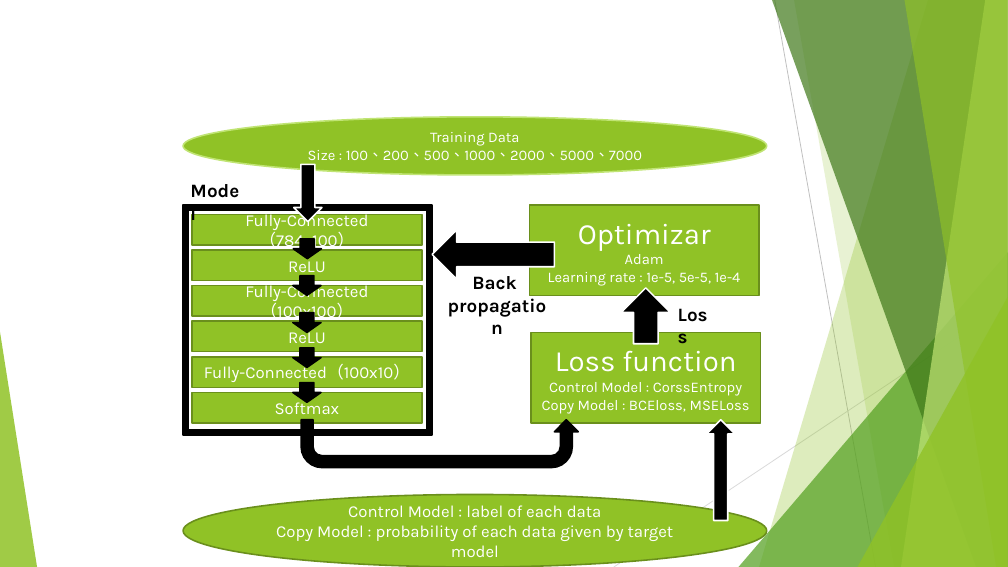
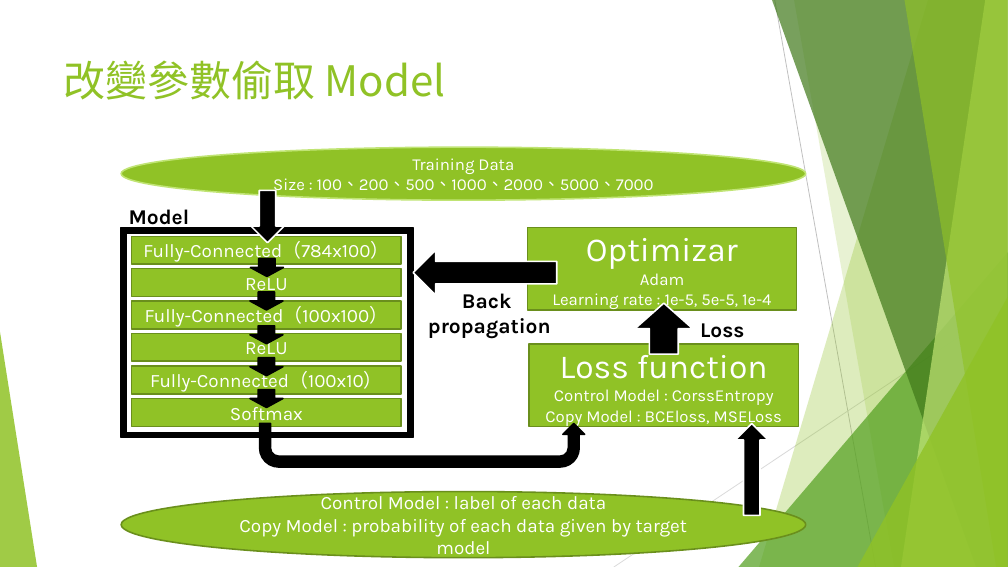
Before and after one commit to chengdejerrylin/Electrical-Engineering-Lab---networking-and-Multinmedia, a slide deck: slide 5 of final_demo.pptx. Drawn at 1008x567 pixels with LibreOffice and Linux fonts; fonts in the diff are those of the drawing. Boxes give left, top, right and bottom in pixels: in the first picture for what was removed or moved away, otherwise in the second. Text is boxed around its words. In the diff, an @@ line names an element or a change of style, - is before the commit and + after.

```diff
--- a/final_demo.pptx
+++ b/final_demo.pptx
@@ title added at (x1=64, y1=60, x2=446, y2=100), 40 pt, text #90C226 @@
+改變參數偷取 Model
@@ ellipse "Training Data" resized from (x1=183, y1=117, x2=767, y2=175) to (x1=121, y1=147, x2=806, y2=200) @@
@@ ellipse "Training Data" at (x1=121, y1=147, x2=806, y2=200): size 14 to 16 pt @@
@@ size 18 to 20 pt in 3 elements at (x1=428, y1=293, x2=551, y2=339), (x1=700, y1=323, x2=744, y2=338), (x1=129, y1=209, x2=190, y2=230) @@
@@ text "Model" moved from (x1=408, y1=505, x2=455, y2=517) to (x1=129, y1=209, x2=190, y2=230) @@
@@ down arrow resized from (x1=294, y1=164, x2=322, y2=222) to (x1=251, y1=191, x2=284, y2=243) @@
@@ frame resized from (x1=183, y1=205, x2=432, y2=435) to (x1=121, y1=228, x2=413, y2=438) @@
@@ size 16 to 18 pt in 7 elements at (x1=121, y1=492, x2=806, y2=557), (x1=132, y1=399, x2=401, y2=426), (x1=132, y1=366, x2=401, y2=394), (x1=132, y1=333, x2=401, y2=361), (x1=132, y1=301, x2=401, y2=329), (x1=132, y1=268, x2=401, y2=296), (x1=132, y1=237, x2=401, y2=265) @@
@@ rectangle "Fully-Connected（784x100）" resized from (x1=192, y1=215, x2=422, y2=245) to (x1=132, y1=237, x2=401, y2=265) @@
@@ rectangle "Optimizar" resized from (x1=529, y1=205, x2=759, y2=296) to (x1=527, y1=228, x2=796, y2=310) @@
@@ rectangle "Optimizar" at (x1=527, y1=228, x2=796, y2=310): size 28 to 32 pt in "Optimizar"; size 14 to 16 pt in "Adam", "Learning rate : 1e-5, 5e-5, 1e-4" @@
@@ rectangle "ReLU" resized from (x1=192, y1=250, x2=422, y2=281) to (x1=132, y1=268, x2=401, y2=296) @@
@@ down arrow resized from (x1=293, y1=239, x2=321, y2=259) to (x1=250, y1=259, x2=284, y2=277) @@
@@ down arrow resized from (x1=432, y1=230, x2=555, y2=279) to (x1=413, y1=251, x2=557, y2=295) @@
@@ down arrow resized from (x1=293, y1=276, x2=321, y2=296) to (x1=250, y1=292, x2=284, y2=310) @@
@@ text "Back" moved from (x1=472, y1=276, x2=516, y2=290) to (x1=428, y1=293, x2=551, y2=339) @@
@@ rectangle "Fully-Connected（100x100）" resized from (x1=192, y1=286, x2=422, y2=316) to (x1=132, y1=301, x2=401, y2=329) @@
@@ down arrow resized from (x1=293, y1=313, x2=321, y2=333) to (x1=250, y1=326, x2=284, y2=344) @@
@@ down arrow resized from (x1=622, y1=288, x2=671, y2=344) to (x1=635, y1=303, x2=693, y2=354) @@
@@ text "Loss" moved from (x1=555, y1=352, x2=616, y2=372) to (x1=700, y1=323, x2=744, y2=338) @@
@@ rectangle "ReLU" resized from (x1=192, y1=321, x2=422, y2=352) to (x1=132, y1=333, x2=401, y2=361) @@
@@ down arrow resized from (x1=293, y1=348, x2=321, y2=368) to (x1=250, y1=358, x2=284, y2=376) @@
@@ rectangle "Loss function" resized from (x1=531, y1=333, x2=761, y2=423) to (x1=529, y1=344, x2=799, y2=426) @@
@@ rectangle "Loss function" at (x1=529, y1=344, x2=799, y2=426): size 28 to 32 pt in "Loss function"; size 14 to 16 pt in "Control Model : CorssEntropy", "Copy Model : BCEloss, MSELoss" @@
@@ rectangle "Fully-Connected（100x10）" resized from (x1=192, y1=357, x2=422, y2=387) to (x1=132, y1=366, x2=401, y2=394) @@
@@ down arrow resized from (x1=293, y1=383, x2=321, y2=402) to (x1=250, y1=389, x2=284, y2=408) @@
@@ rectangle "Softmax" resized from (x1=192, y1=392, x2=422, y2=423) to (x1=132, y1=399, x2=401, y2=426) @@
@@ uturn arrow resized from (x1=301, y1=420, x2=578, y2=467) to (x1=259, y1=423, x2=585, y2=467) @@
@@ down arrow resized from (x1=707, y1=420, x2=735, y2=520) to (x1=736, y1=423, x2=769, y2=516) @@
@@ ellipse "Control Model : label of ..." resized from (x1=183, y1=495, x2=767, y2=567) to (x1=121, y1=492, x2=806, y2=557) @@
```
Also in this commit, not shown: 1 other slide changed, 4 slides added, 4 slides removed, 5 other files.
